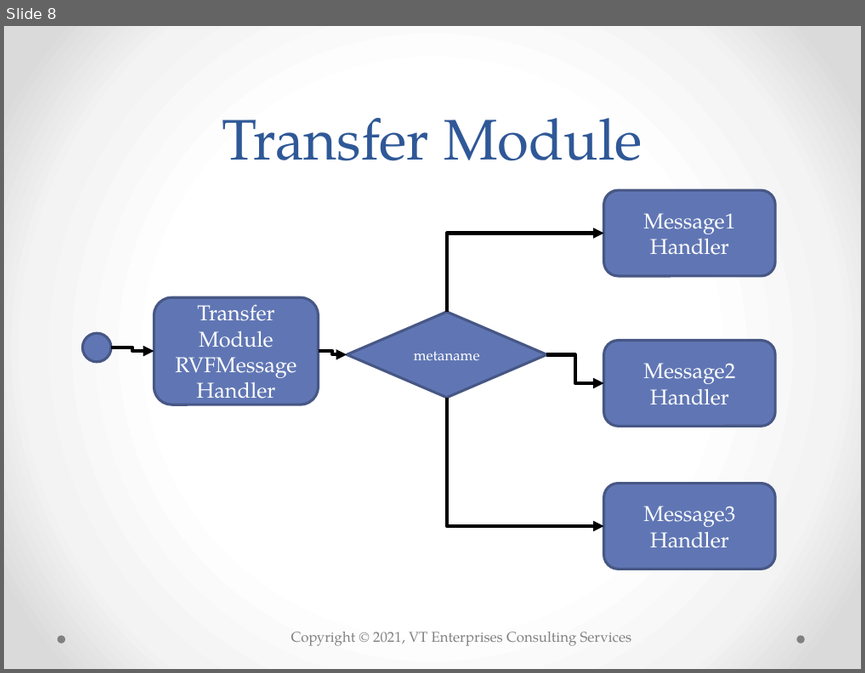
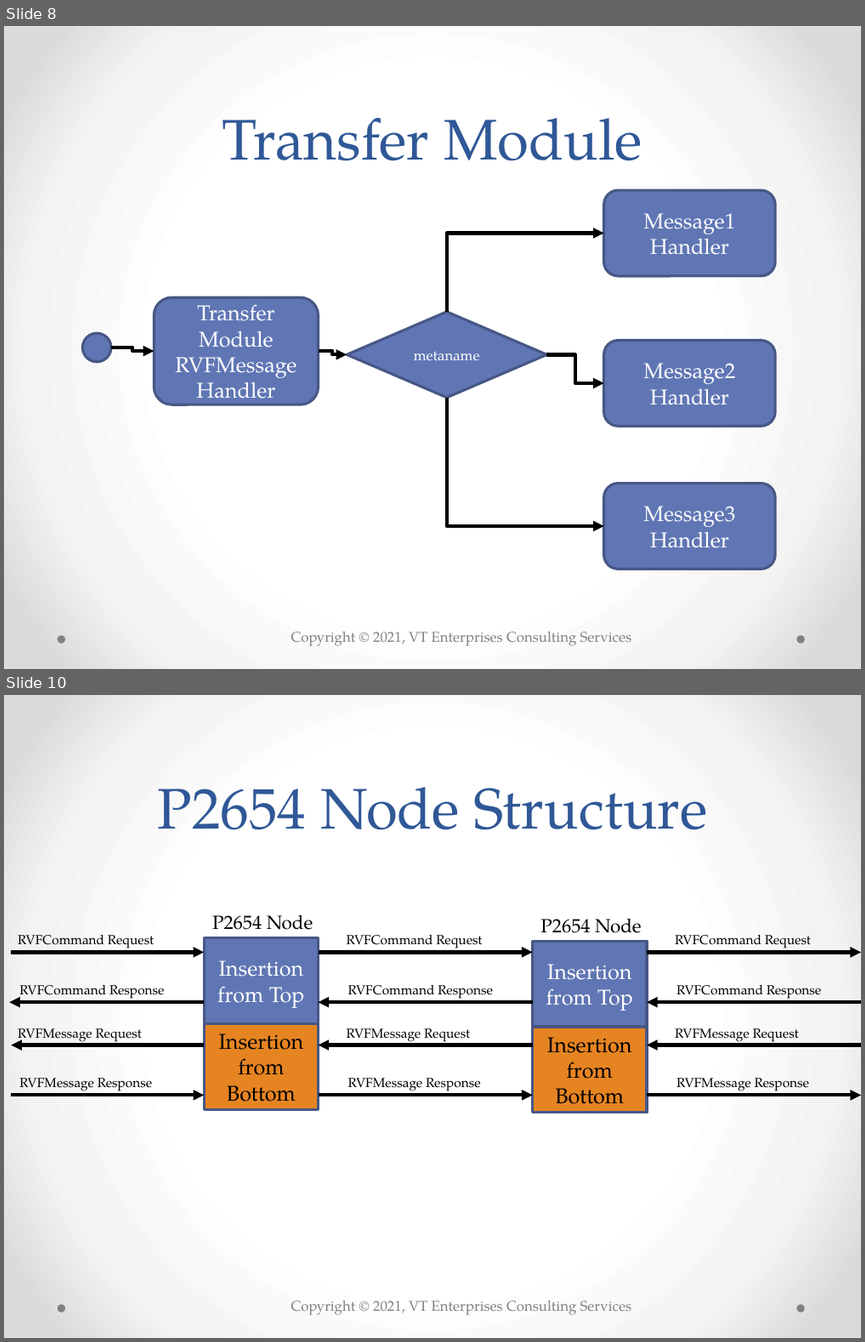
Before and after one commit to bradfordvt/P2654Model2, a slide deck: docs/MJBUnification20210720.pptx. Shown one above the other, each under a label of ours: slide 8 before the commit, slides 8 and 10 after it; the slides between them are not shown. The pictures are 865x673 and 865x1342 pixels, drawn with LibreOffice and Linux fonts; fonts in the diff are those of the drawing; background and template pictures are left out. Boxes give left, top, right and bottom in pixels: in the first picture for what was removed or moved away, otherwise in the second. Text is boxed around its words. In the diff, an @@ line names an element or a change of style, - is before the commit and + after.

```diff
--- a/docs/MJBUnification20210720.pptx
+++ b/docs/MJBUnification20210720.pptx
@@ slide 10 added at <box>4,695,861,1338</box>, background gradient #FFFFFF to #F4F4F4 to #DADADA; not listed: 3 template elements that a slide beside it also shows @@
@@ title added at <box>158,787,707,830</box>, 48 pt, text #2F5897 @@
+P2654 Node Structure
@@ text added at <box>212,914,313,930</box>, 16 pt, text #000000 @@
+P2654 Node
@@ text added at <box>540,919,641,933</box>, 16 pt, text #000000 @@
+P2654 Node
@@ text added at <box>18,935,154,948</box>, 11 pt, text #000000 @@
+RVFCommand Request
@@ rectangle added at <box>204,937,318,1023</box>, fill #6076B4, outline #475785 2.25 pt, 18 pt, text #FFFFFF @@
+Insertion from Top
@@ text added at <box>347,935,482,948</box>, 11 pt, text #000000 @@
+RVFCommand Request
@@ rectangle added at <box>533,941,647,1027</box>, fill #6076B4, outline #475785 2.25 pt, 18 pt, text #FFFFFF @@
+Insertion from Top
@@ text added at <box>675,935,811,948</box>, 11 pt, text #000000 @@
+RVFCommand Request
@@ arrow added from (11, 952) to (204, 952), #000000 3 pt @@
@@ arrow added from (318, 952) to (533, 952), #000000 3 pt @@
@@ arrow added from (647, 952) to (861, 952), #000000 3 pt @@
@@ text added at <box>19,985,165,1000</box>, 11 pt, text #000000 @@
+RVFCommand Response
@@ text added at <box>348,985,493,998</box>, 11 pt, text #000000 @@
+RVFCommand Response
@@ text added at <box>676,985,822,998</box>, 11 pt, text #000000 @@
+RVFCommand Response
@@ arrow added from (204, 1002) to (9, 1002), #000000 3 pt @@
@@ rectangle added at <box>204,1023,318,1109</box>, fill #E68422, outline #475785 2.25 pt, 18 pt, text #000000 @@
+Insertion from Bottom
@@ arrow added from (533, 1002) to (318, 1002), #000000 3 pt @@
@@ arrow added from (861, 1002) to (647, 1002), #000000 3 pt @@
@@ arrow added from (204, 1044) to (11, 1044), #000000 3 pt @@
@@ text added at <box>18,1028,142,1043</box>, 11 pt, text #000000 @@
+RVFMessage Request
@@ arrow added from (533, 1044) to (318, 1044), #000000 3 pt @@
@@ text added at <box>347,1028,470,1042</box>, 11 pt, text #000000 @@
+RVFMessage Request
@@ rectangle added at <box>533,1027,647,1112</box>, fill #E68422, outline #475785 2.25 pt, 18 pt, text #000000 @@
+Insertion from Bottom
@@ arrow added from (861, 1044) to (647, 1044), #000000 3 pt @@
@@ text added at <box>675,1028,799,1042</box>, 11 pt, text #000000 @@
+RVFMessage Request
@@ arrow added from (11, 1095) to (204, 1095), #000000 3 pt @@
@@ text added at <box>19,1077,152,1091</box>, 11 pt, text #000000 @@
+RVFMessage Response
@@ arrow added from (318, 1095) to (533, 1095), #000000 3 pt @@
@@ text added at <box>348,1077,480,1091</box>, 11 pt, text #000000 @@
+RVFMessage Response
@@ arrow added from (647, 1095) to (861, 1095), #000000 3 pt @@
@@ text added at <box>676,1077,809,1091</box>, 11 pt, text #000000 @@
+RVFMessage Response
```
Also in this commit, not shown: 2 other slides added.
